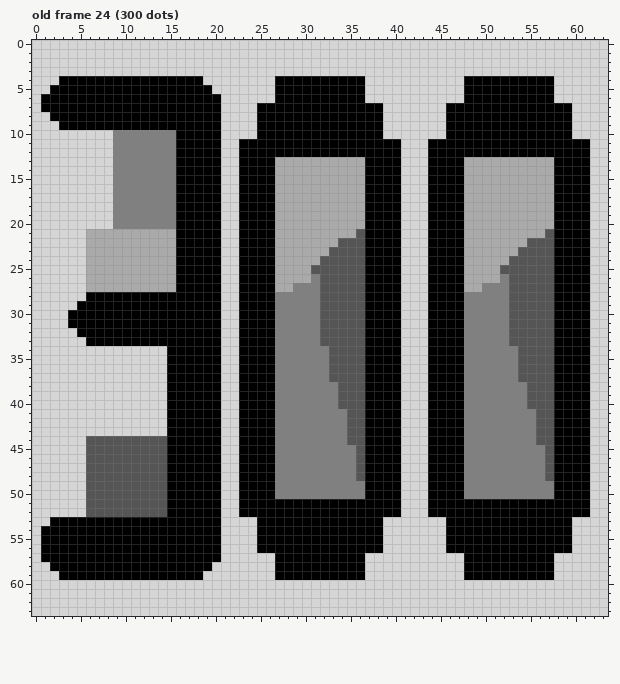
Pixel-art file, stored at assets/icons/achievement_icons.aseprite. The picture above was drawn from the file before the commit.
64x64 pixels, 34 frames. Shown: old frame 24 (300 dots). The commit also changed other frames, which this record leaves out.
The result:
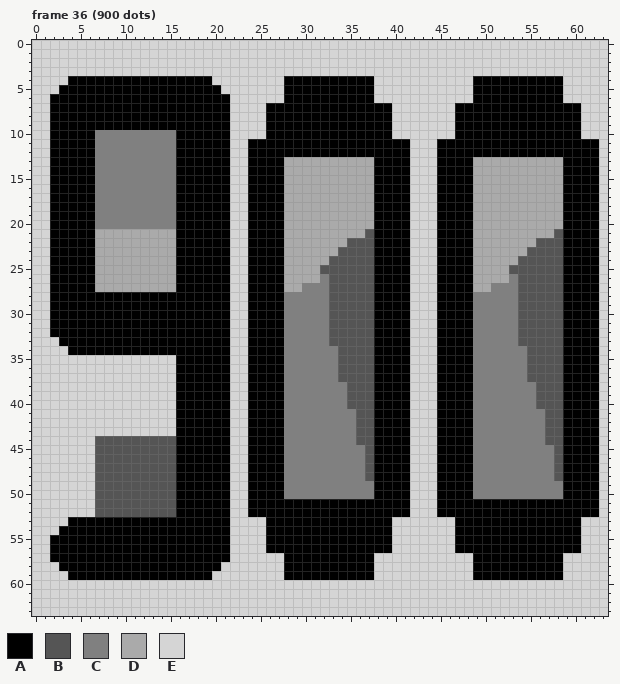
Palette (. is transparent): A #000000  B #555555  C #808080  D #aaaaaa  E #d5d5d5
A new or re-ordered frame is compared with the old frame closest to it.
From the commit log: feat: achivements for 900/1000 dots
The exact change:
frames 34 -> 38
Changed rows in their new state; - is an unchanged pixel.
Frame 36 (900 dots) is new; against old frame 24 (300 dots):
first column x 1:
 4 --E---------------A-------E---------A----------E---------A----
 5 -E-----------------A------E---------A----------E---------A----
 6 E-------------------A-----E---------A----------E---------A----
 7 E-------------------A---E-------------A------E-------------A--
 8 --------------------A---E-------------A------E-------------A--
 9 -A------------------A---E-------------A------E-------------A--
10 -AAAAACC------------A---E-------------A------E-------------A--
11 -AAAAACC------------A-E-----------------A--E-----------------A
12 -AAAAACC------------A-E-----------------A--E-----------------A
13 -AAAAACC------------A-E---A---------D---A--E---A---------D---A
14 -AAAAACC------------A-E---A---------D---A--E---A---------D---A
15 -AAAAACC------------A-E---A---------D---A--E---A---------D---A
16 -AAAAACC------------A-E---A---------D---A--E---A---------D---A
17 -AAAAACC------------A-E---A---------D---A--E---A---------D---A
18 -AAAAACC------------A-E---A---------D---A--E---A---------D---A
19 -AAAAACC------------A-E---A---------D---A--E---A---------D---A
20 -AAAAACC------------A-E---A---------D---A--E---A---------D---A
21 -AAAAA--------------A-E---A--------DB---A--E---A--------DB---A
22 -AAAAA--------------A-E---A------D--B---A--E---A------D--B---A
23 -AAAAA--------------A-E---A-----D---B---A--E---A-----D---B---A
24 -AAAAA--------------A-E---A----D----B---A--E---A----D----B---A
25 -AAAAA--------------A-E---A---D-----B---A--E---A---D-----B---A
26 -AAAAA--------------A-E---A---DC----B---A--E---A---DC----B---A
27 -AAAAA--------------A-E---A-D--C----B---A--E---A-D--C----B---A
28 -AAAA---------------A-E---A----C----B---A--E---A----C----B---A
29 -AAA----------------A-E---A----C----B---A--E---A----C----B---A
30 -AA-----------------A-E---A----C----B---A--E---A----C----B---A
31 -AA-----------------A-E---A----C----B---A--E---A----C----B---A
32 -AAA----------------A-E---A----C----B---A--E---A----C----B---A
33 --AAA---------------A-E---A----C----B---A--E---A----C----B---A
34 ---AAAAAAAAAAA------A-E---A-----C---B---A--E---A-----C---B---A
35 --------------E-----A-E---A-----C---B---A--E---A-----C---B---A
36 --------------E-----A-E---A-----C---B---A--E---A-----C---B---A
37 --------------E-----A-E---A-----C---B---A--E---A-----C---B---A
38 --------------E-----A-E---A------C--B---A--E---A------C--B---A
39 --------------E-----A-E---A------C--B---A--E---A------C--B---A
40 --------------E-----A-E---A------C--B---A--E---A------C--B---A
41 --------------E-----A-E---A-------C-B---A--E---A-------C-B---A
42 --------------E-----A-E---A-------C-B---A--E---A-------C-B---A
43 --------------E-----A-E---A-------C-B---A--E---A-------C-B---A
44 -----E--------B-----A-E---A-------C-B---A--E---A-------C-B---A
45 -----E--------B-----A-E---A--------CB---A--E---A--------CB---A
46 -----E--------B-----A-E---A--------CB---A--E---A--------CB---A
47 -----E--------B-----A-E---A--------CB---A--E---A--------CB---A
48 -----E--------B-----A-E---A--------CB---A--E---A--------CB---A
49 -----E--------B-----A-E---A---------C---A--E---A---------C---A
50 -----E--------B-----A-E---A---------C---A--E---A---------C---A
51 -----E--------B-----A-E-----------------A--E-----------------A
52 -----E--------B-----A-E-----------------A--E-----------------A
53 -EE-----------------A---E-------------A------E-------------A--
54 EE------------------A---E-------------A------E-------------A--
55 E-------------------A---E-------------A------E-------------A--
56 E-------------------A---E-------------A------E-------------A--
57 E-------------------A-----E---------A----------E---------A----
58 -E-----------------A------E---------A----------E---------A----
59 --E---------------A-------E---------A----------E---------A----
